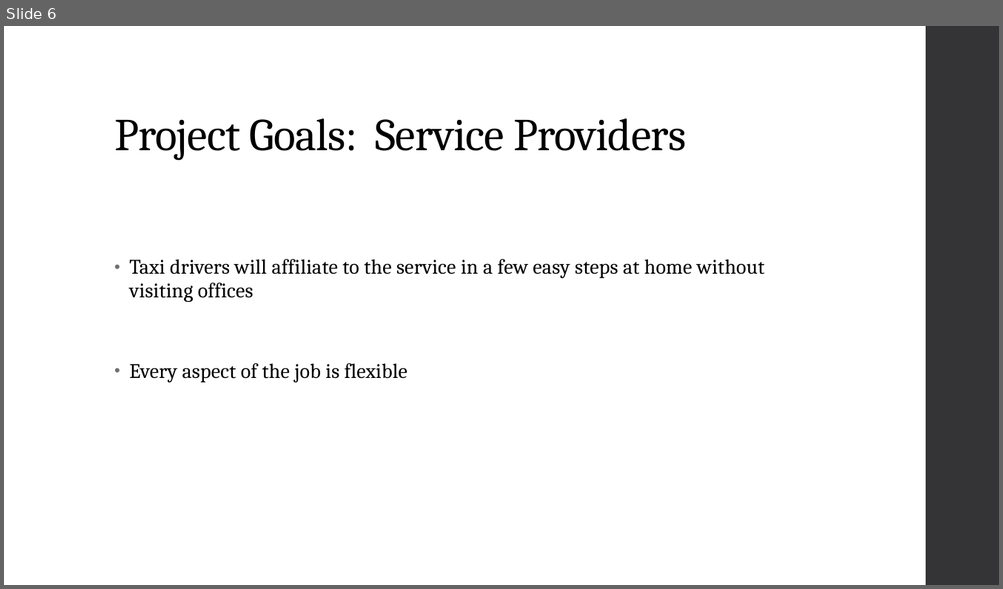
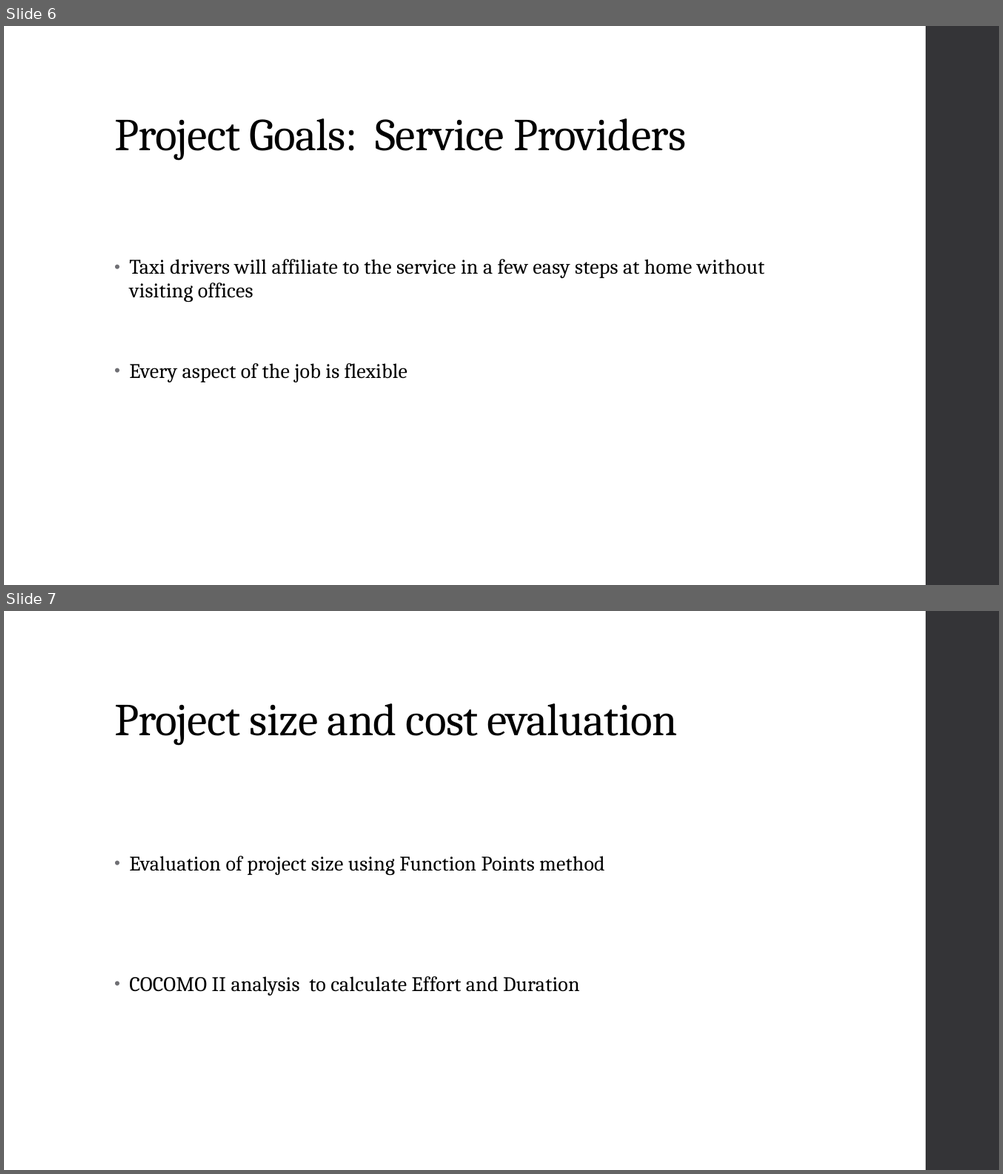
Before and after one commit to RiccardoDeTogni/BucciDeTogniTaxiService, a slide deck: Slides.pptx. Shown one above the other, each under a label of ours: slide 6 before the commit, slides 6 and 7 after it. The pictures are 1003x589 and 1003x1174 pixels, drawn with LibreOffice and Linux fonts; fonts in the diff are those of the drawing. Boxes give left, top, right and bottom in pixels: in the first picture for what was removed or moved away, otherwise in the second. Text is boxed around its words. In the diff, an @@ line names an element or a change of style, - is before the commit and + after.

Commit message:
slides fp e cocomo

```diff
--- a/Slides.pptx
+++ b/Slides.pptx
@@ slide 7 added at [4, 611, 999, 1170], background #FFFFFF; not listed: 1 template element that a slide beside it also shows @@
@@ title added at [114, 703, 677, 745], 44 pt, text #000000 @@
+Project size and cost evaluation
@@ text added at [129, 856, 605, 996], 20 pt, text #000000 @@
+• Evaluation of project size using Function Points method
+• COCOMO II analysis to calculate Effort and Duration
```
Also in this commit, not shown: 2 other slides added, 1 slide removed, 1 other file.
